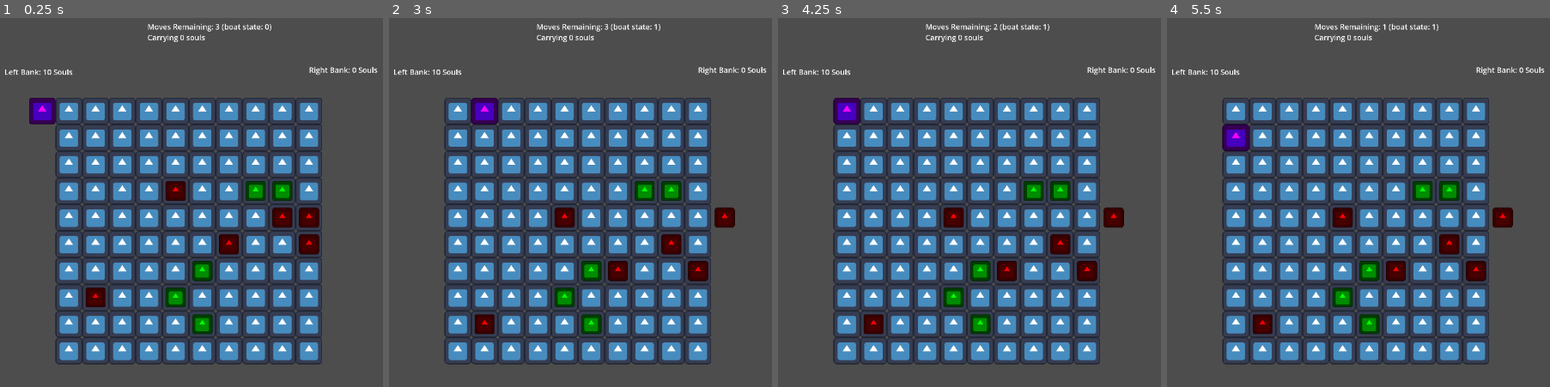
Above: before the commit, frames 1-4 (left to right).
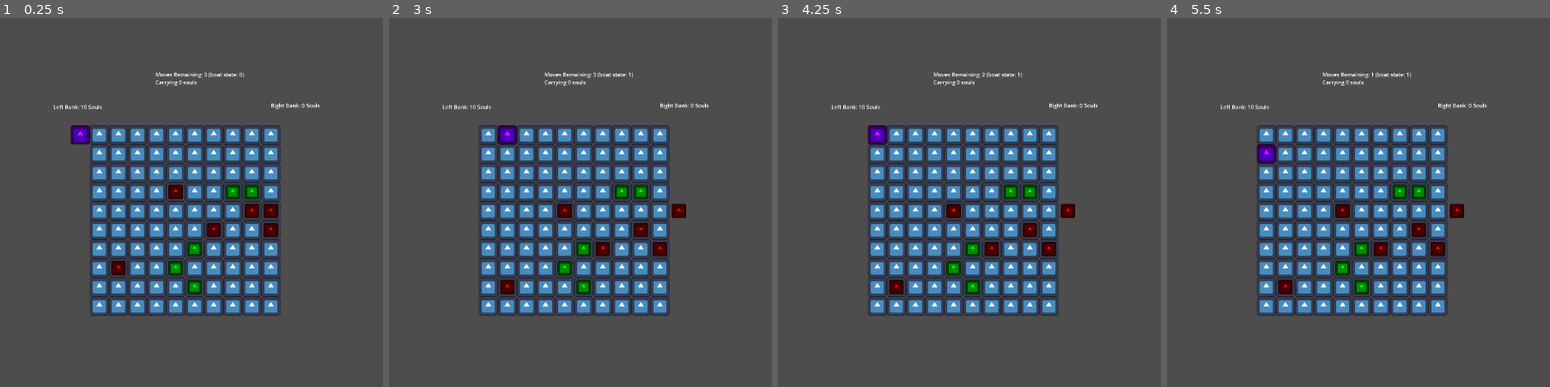
Above: after the commit, the same moments.

Repository: tmrupp/LD53
Game: Godot game, scene res://main.tscn
Two runs of this game, one before a commit and one after it. Both use one fixed random seed, a clock stepped at 60 frames per second and the inputs below. The engine's default icon, where the game draws it, is replaced by a stand-in: a white triangle on a blue panel in a dark square.
Inputs:
- Up to frame 1 (0.25 s): no input
- Up to frame 2 (3 s): tap Enter at 0.5, 2 s; hold Right (MoveRight) 0.53-1.28 s; hold Space (CollectSouls) 0.53-1.28 s; hold Down (MoveDown) 1.28-2.03 s; tap Shift (DropSouls) at 1.35, 2.85 s; hold Right (MoveRight) 2.03-2.78 s; hold Space (CollectSouls) 2.03-2.78 s; hold Up (MoveUp) from 2.78 s (still down)
- Up to frame 3 (4.25 s): tap Enter at 3.5 s; release Up (MoveUp) at 3.53 s; hold Left (MoveLeft) from 3.53 s (still down); hold Space (CollectSouls) from 3.53 s (still down)
- Up to frame 4 (5.5 s): release Space (CollectSouls) at 4.28 s; tap Shift (DropSouls) at 4.35 s; release Left (MoveLeft) at 5.03 s; hold Down (MoveDown) from 5.03 s (still down); hold Space (CollectSouls) from 5.03 s (still down)

The runs differ from the first frame. In frame 1, 34% of the frame differs, in the area x 1-99%, y 1-94%; in frame 2, 34%; in frame 3, 34%; in frame 4, 34%.

Commit message:
add new units randomly, delete units off bottom of grid

Diff:
--- a/River.gd
+++ b/River.gd
@@ -22,13 +22,21 @@
 		units[pos] = [unit]
 	unit.position = spacing * pos
 
-func remove_unit(unit, pos):
+func remove_unit(unit, pos:Vector2i):
 	if(units.has(pos)):
 		units[pos].erase(unit)
 		if len(units[pos]) == 0:
 			units.erase(pos)
 
-func move_unit(unit, origin, target):
+func delete_all_units_at(pos:Vector2i):
+	print("deleting all at: ", pos)
+	if units.has(pos):
+		for unit in units[pos]:
+			unit.queue_free()
+		units[pos].clear()
+		units.erase(pos)
+
+func move_unit(unit, origin:Vector2i, target:Vector2i):
 	remove_unit(unit, origin)
 	add_unit(unit, target)
 
@@ -94,10 +102,10 @@
 var down = Vector2i(0, 1) # ???
 
 func river_flow():
-#	print("----------------------------")
+	print("----------------------------")
 	for pos in units.keys():
 		for unit in units[pos]:
-#			print("pos=", pos)
+			print("pos=", pos)
 			if unit.dynamic:
 #				print("moving!")
 				var new_pos = pos + down
@@ -106,6 +114,20 @@
 
 				move_unit(unit, pos, new_pos)
 
+	# randomly add new units just above the top of the grid
+	for x in range(map_size.x):
+		var v = Vector2i(x, -1)
+		if randi() % 20 == 0:
+			add_unit(create_unit(unit_prefab, v, true, randi() % 2 == 0), v)
+
+	for pos in units.keys():
+		for unit in units[pos]:
+			print("new pos=", pos)
+
+	# clear units that are now off the bottom of the grid
+	for x in range(map_size.x):
+		delete_all_units_at(Vector2i(x, map_size.y))
+
 # Called every frame. 'delta' is the elapsed time since the previous frame.
 func _process(delta):
 	pass
--- a/main.tscn
+++ b/main.tscn
@@ -19,7 +19,7 @@
 
 [node name="Camera2D" type="Camera2D" parent="."]
 offset = Vector2(512, 400)
-zoom = Vector2(0.35, 0.35)
+zoom = Vector2(0.25, 0.25)
 
 [node name="Player" type="Node2D" parent="."]
 z_index = 1
